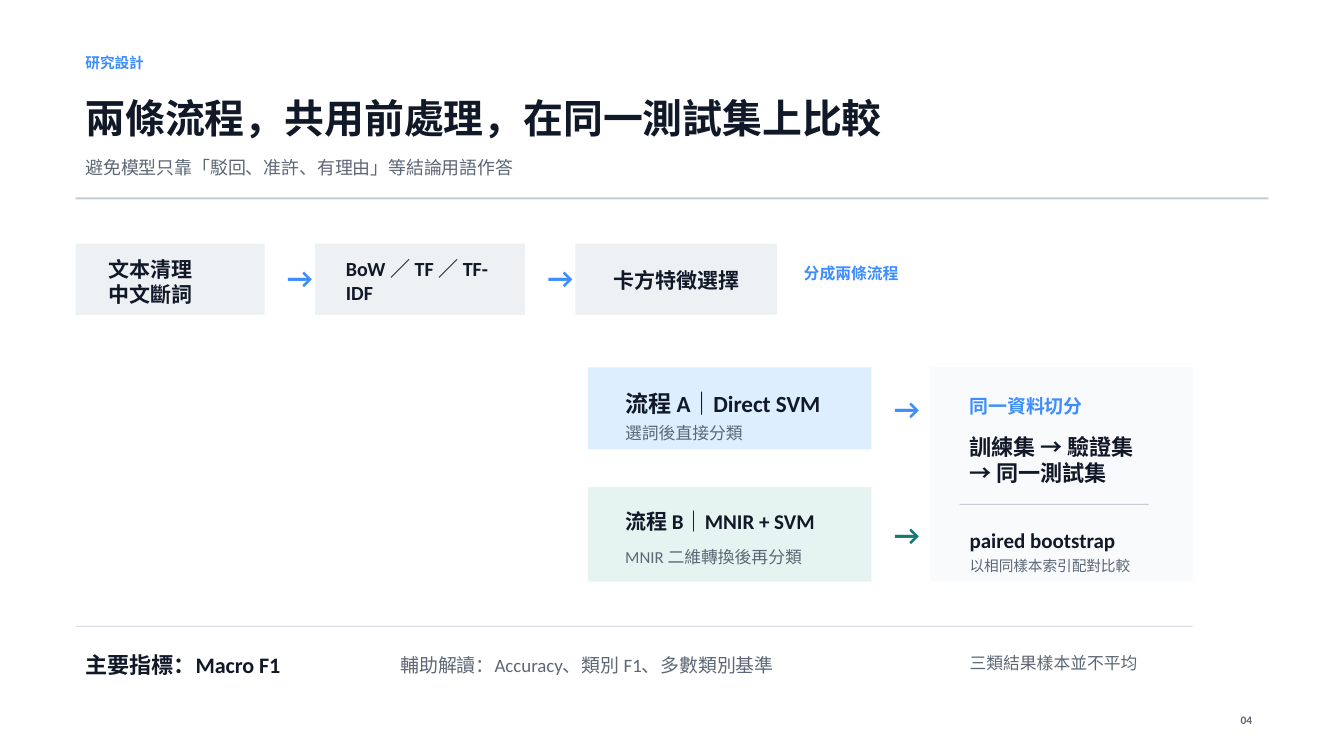
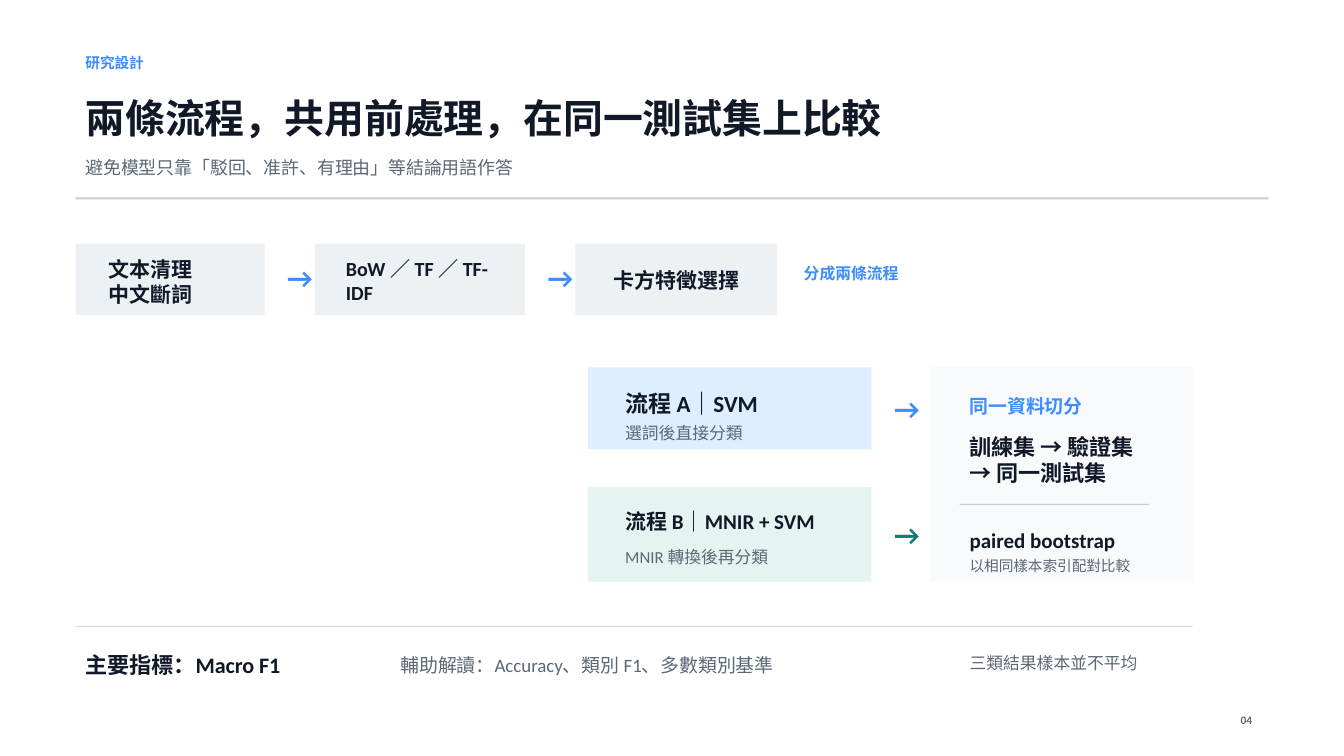
Before and after one commit to Xin95172/Personal-Project, a slide deck: slide 4 of textual data analysis/docs/判決文本會說話嗎_崇越決賽簡報.pptx. Drawn at 1344x756 pixels with LibreOffice and Linux fonts; fonts in the diff are those of the drawing. Boxes give left, top, right and bottom in pixels: in the first picture for what was removed or moved away, otherwise in the second. Text is boxed around its words. In the diff, an @@ line names an element or a change of style, - is before the commit and + after.

```diff
--- a/textual data analysis/docs/判決文本會說話嗎_崇越決賽簡報.pptx
+++ b/textual data analysis/docs/判決文本會說話嗎_崇越決賽簡報.pptx
@@ text at (x1=625, y1=392, x2=758, y2=415): text changed @@
-流程 A｜Direct SVM
+流程 A｜SVM
@@ text at (x1=625, y1=549, x2=769, y2=565): text changed @@
-MNIR 二維轉換後再分類
+MNIR 轉換後再分類
```
Also in this commit, not shown: 6 other slides changed, 2 other files.
